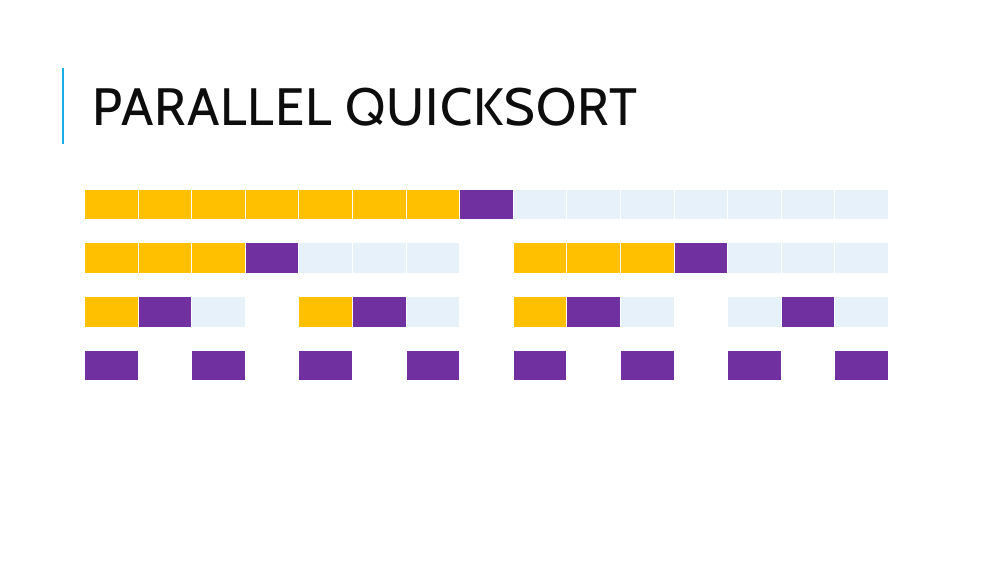
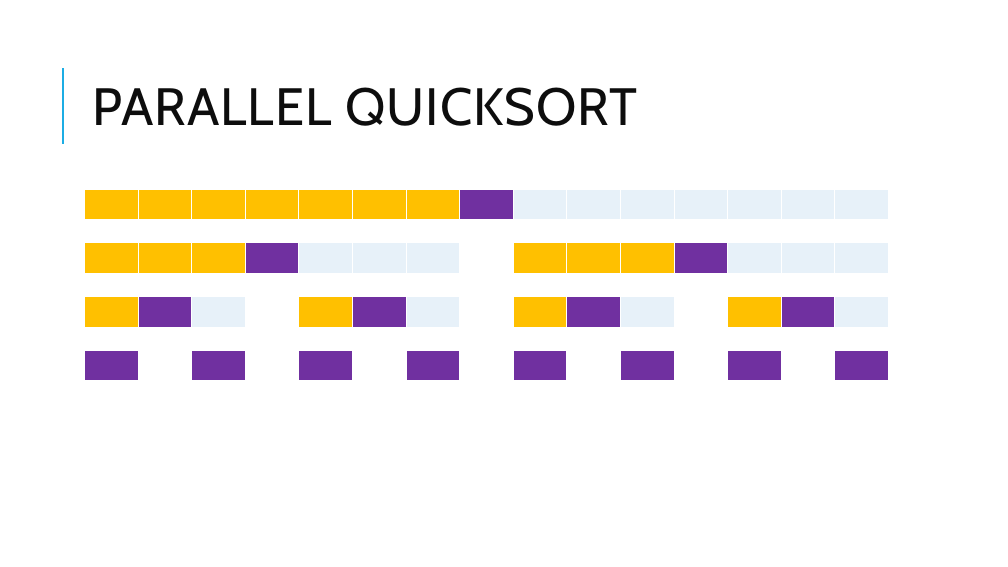
Before and after one commit to xeratol/ConcurrencyAndAlgorithms, a slide deck: slide 5 of docs/04_Parallel_Sort.pptx. Drawn at 1008x567 pixels with LibreOffice and Linux fonts; fonts in the diff are those of the drawing. Boxes give left, top, right and bottom in pixels: in the first picture for what was removed or moved away, otherwise in the second. Text is boxed around its words. In the diff, an @@ line names an element or a change of style, - is before the commit and + after.

```diff
--- a/docs/04_Parallel_Sort.pptx
+++ b/docs/04_Parallel_Sort.pptx
@@ table at (x1=85, y1=189, x2=890, y2=380) @@
@@ fill #E8F1FA to #FFC000 in row 5, column 13 @@
```
Also in this commit, not shown: 1 other slide changed, 6 other files.
